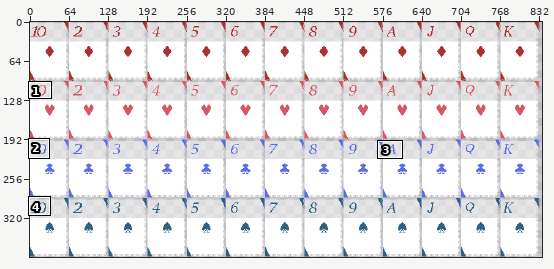
Edited in one commit: pixel-art file (assets/aseprites/cards.aseprite). Above, an overview of the earlier version with the close-up marked.
Close-up. Before the commit:
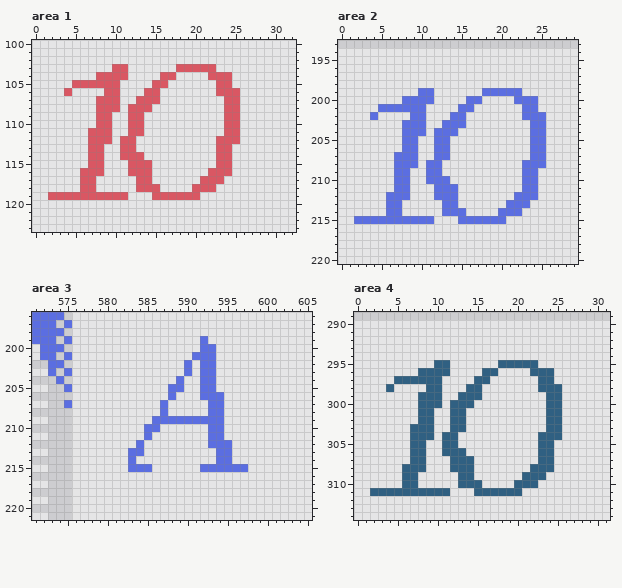
896x384 pixels, 1 frame. Shown: area 1: x 0..32, y 100..123; area 2: x 0..29, y 193..220; area 3: x 571..605, y 196..221; area 4: x 0..31, y 289..314. The wide view leaves out empty margins. The commit also changed other parts of the picture, which this record leaves out.
After:
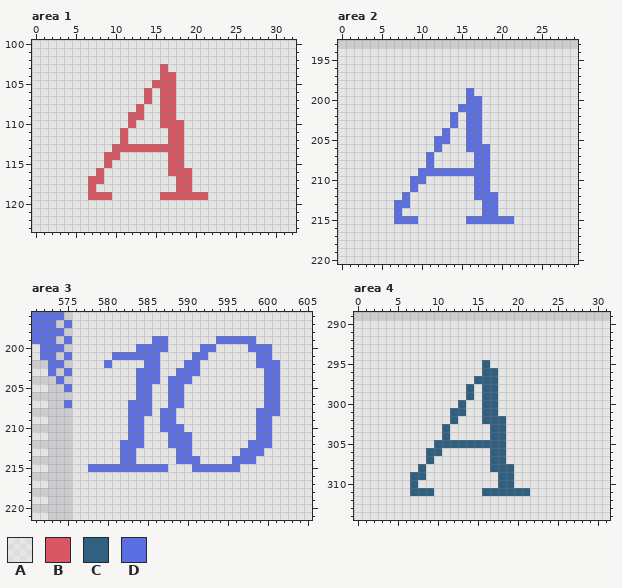
Palette (. is transparent): A #ffffff78  B #d95763  C #306082  D #5b6ee1
Difference:
Changed rows in their new state; - is an unchanged pixel.
Area 1, layer "Layer 1":
first column x 2:
103 --------AA----B-AAAAA---
104 ------AAAA----------AAA-
105 ---AAAAAA------B-----AA-
106 --A----AA----ABB-----AAA
107 ------AAA--A-ABB------AA
108 ------AAA-A-A-BB------AA
109 ------AA------BB------AA
110 ------AA---A--BBB-----AA
111 -----AAA-BAA---BB-----AA
112 -----AAA--A----BB----AAA
113 -----AA-B--BBBBBB----AA-
114 -----AABBAAA---BB----AA-
115 -----AAB--AAA--BB----AA-
116 ----AA----AAA--BBB--AAA-
117 ----A-B----AA---BB-AAA--
118 ----A------AAA--BBAAA---
119 AAAAA---AA---A-----B----
Area 2, layer "Layer 1":
first column x 2:
199 --------AA----D-AAAAA---
200 ------AAAA----------AAA-
201 ---AAAAAA------D-----AA-
202 --A----AA----ADD-----AAA
203 ------AAA--A-ADD------AA
204 ------AAA-A-A-DD------AA
205 ------AA------DD------AA
206 ------AA---A--DDD-----AA
207 -----AAA-DAA---DD-----AA
208 -----AAA--A----DD----AAA
209 -----AA-D--DDDDDD----AA-
210 -----AADDAAA---DD----AA-
211 -----AAD--AAA--DD----AA-
212 ----AA----AAA--DDD--AAA-
213 ----A-D----AA---DD-AAA--
214 ----A------AAA--DDAAA---
215 AAAAA---AA---A-----D----
Area 3, layer "Layer 1":
first column x 578:
199 --------DD----A-DDDDD---
200 ------DDDD----------DDD-
201 ---DDDDDD------A-----DD-
202 --D----DD----DAA-----DDD
203 ------DDD--D-DAA------DD
204 ------DDD-D-D-AA------DD
205 ------DD------AA------DD
206 ------DD---D--AAA-----DD
207 -----DDD-ADD---AA-----DD
208 -----DDD--D----AA----DDD
209 -----DD-A--AAAAAA----DD-
210 -----DDAADDD---AA----DD-
211 -----DDA--DDD--AA----DD-
212 ----DD----DDD--AAA--DDD-
213 ----D-A----DD---AA-DDD--
214 ----D------DDD--AADDD---
215 DDDDD---DD---D-----A----
Area 4, layer "Layer 1":
first column x 2:
295 --------AA----C-AAAAA---
296 ------AAAA----------AAA-
297 ---AAAAAA------C-----AA-
298 --A----AA----ACC-----AAA
299 ------AAA--A-ACC------AA
300 ------AAA-A-A-CC------AA
301 ------AA------CC------AA
302 ------AA---A--CCC-----AA
303 -----AAA-CAA---CC-----AA
304 -----AAA--A----CC----AAA
305 -----AA-C--CCCCCC----AA-
306 -----AACCAAA---CC----AA-
307 -----AAC--AAA--CC----AA-
308 ----AA----AAA--CCC--AAA-
309 ----A-C----AA---CC-AAA--
310 ----A------AAA--CCAAA---
311 AAAAA---AA---A-----C----
Boxes around the changes in both close-ups, in picture pixels (x1, y1, x2, y2):
changed: (48, 64, 240, 200)
changed: (354, 88, 546, 224)
changed: (88, 336, 280, 472)
changed: (370, 360, 562, 496)
